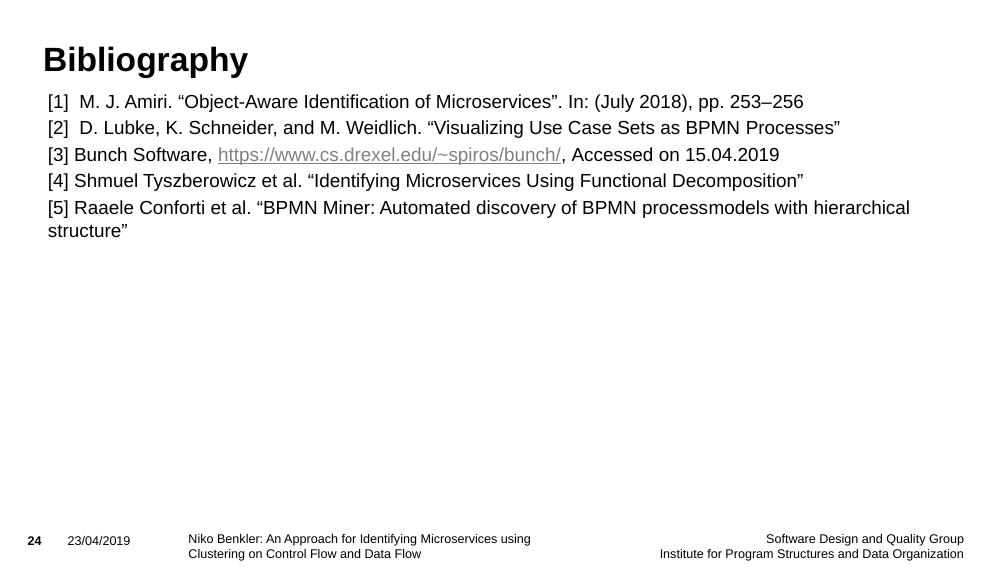
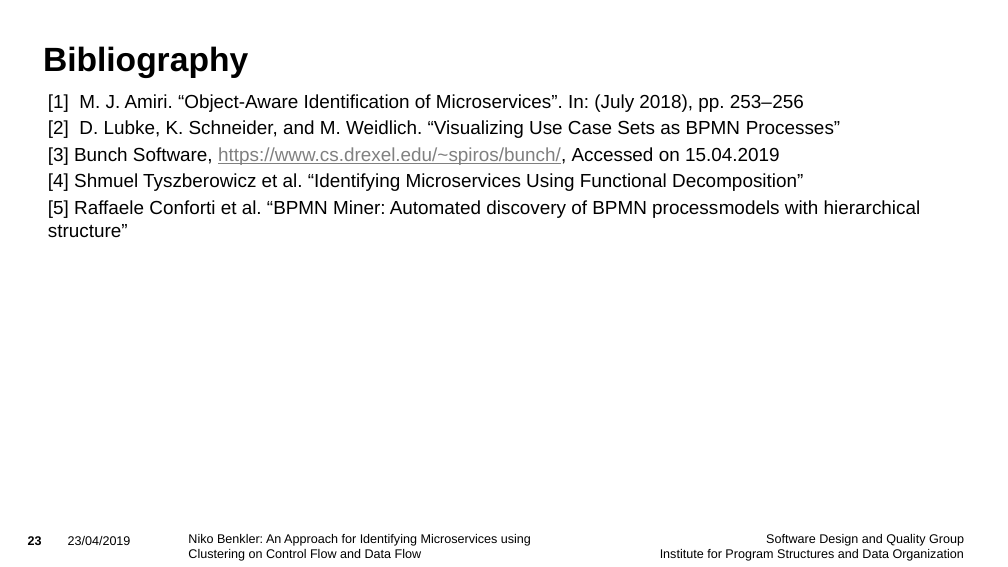
Before and after one commit to Benkler/BA, a slide deck: slide 23 of Vortrag/BA_Niko_Benkler_Presentation.pptx (slide 24 before the commit). Drawn at 1008x567 pixels with LibreOffice and Linux fonts; fonts in the diff are those of the drawing; background and template pictures are left out. Boxes give left, top, right and bottom in pixels: in the first picture for what was removed or moved away, otherwise in the second. Text is boxed around its words. In the diff, an @@ line names an element or a change of style, - is before the commit and + after.

```diff
--- a/Vortrag/BA_Niko_Benkler_Presentation.pptx
+++ b/Vortrag/BA_Niko_Benkler_Presentation.pptx
@@ text at [48,200,921,238]: text changed @@
-[5] Raaele Conforti et al. “BPMN Miner: Automated discovery of BPMN processmodels with hierarchical structure”
+[5] Raffaele Conforti et al. “BPMN Miner: Automated discovery of BPMN processmodels with hierarchical structure”
@@ page number at [28,536,42,545]: text changed @@
-24
+23
```
Also in this commit, not shown: 3 other slides changed, 1 slide removed, 5 other files.
